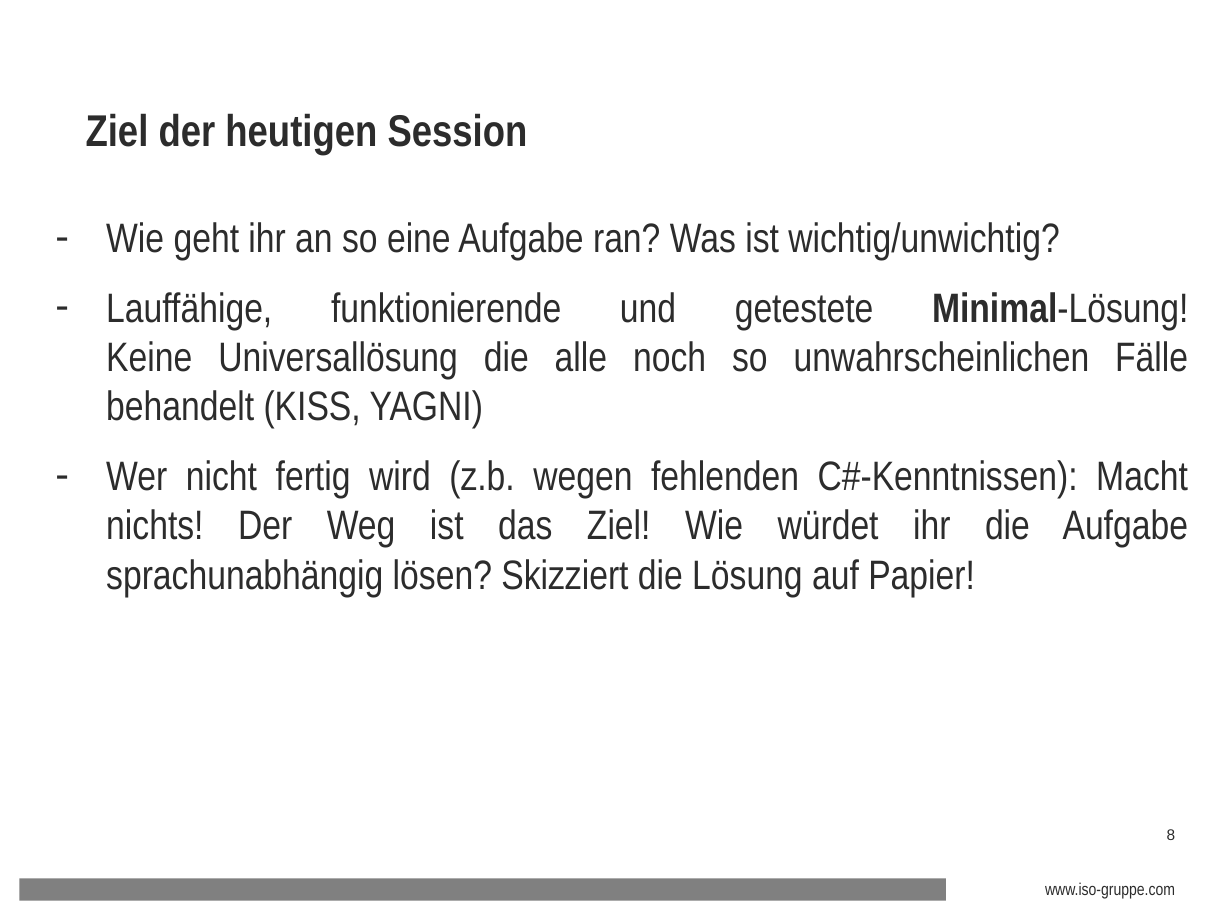
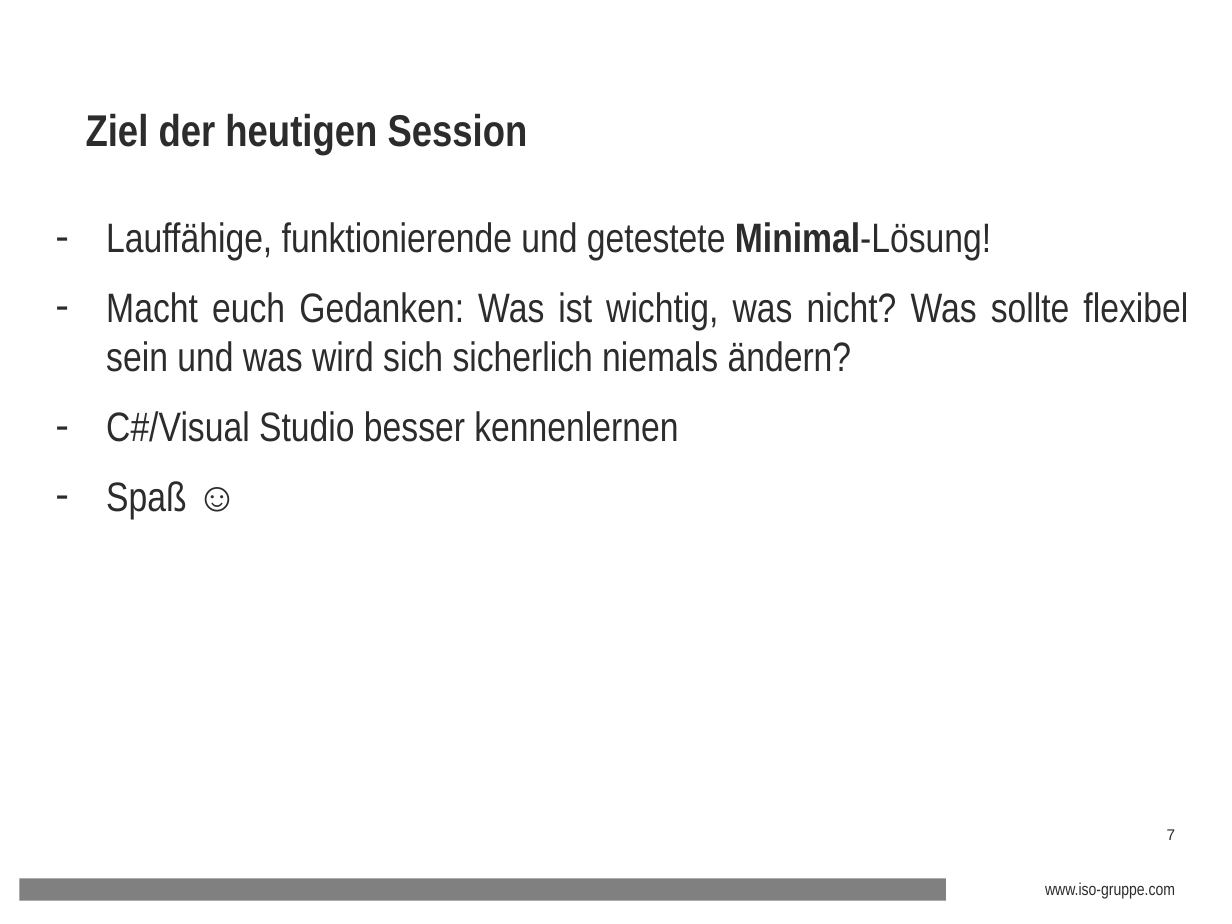
Before and after one commit to dkschlos/game-of-life-kata, a slide deck: slide 7 of Aufgabe/2016-06-15 Coding-Kata_GameOfLife.ppt (slide 8 before the commit). Drawn at 1232x924 pixels with LibreOffice and Linux fonts; fonts in the diff are those of the drawing; background and template pictures are left out. Boxes give left, top, right and bottom in pixels: in the first picture for what was removed or moved away, otherwise in the second. Text is boxed around its words. In the diff, an @@ line names an element or a change of style, - is before the commit and + after.

Commit message:
powerpoint update

```diff
--- a/Aufgabe/2016-06-15 Coding-Kata_GameOfLife.ppt
+++ b/Aufgabe/2016-06-15 Coding-Kata_GameOfLife.ppt
@@ text at bbox=[106, 222, 1188, 518]: text changed @@
-– Wie geht ihr an so eine Aufgabe ran? Was ist wichtig/unwichtig?
-– Lauffähige, funktionierende und getestete Minimal-Lösung!
-  Keine Universallösung die alle noch so unwahrscheinlichen Fälle behandelt (KISS, YAGNI)
-– Wer nicht fertig wird (z.b. wegen fehlenden C#-Kenntnissen): Macht nichts! Der Weg ist das Ziel! Wie würdet ihr die Aufgabe sprachunabhängig lösen? Skizziert die Lösung auf Papier!
+– Lauffähige, funktionierende und getestete Minimal-Lösung!
+– Macht euch Gedanken: Was ist wichtig, was nicht? Was sollte flexibel sein und was wird sich sicherlich niemals ändern?
+– C#/Visual Studio besser kennenlernen
+– Spaß ☺
@@ page number at bbox=[1167, 829, 1176, 840]: text changed @@
-8
+7
```
Also in this commit, not shown: 2 other slides changed, 1 slide removed.
